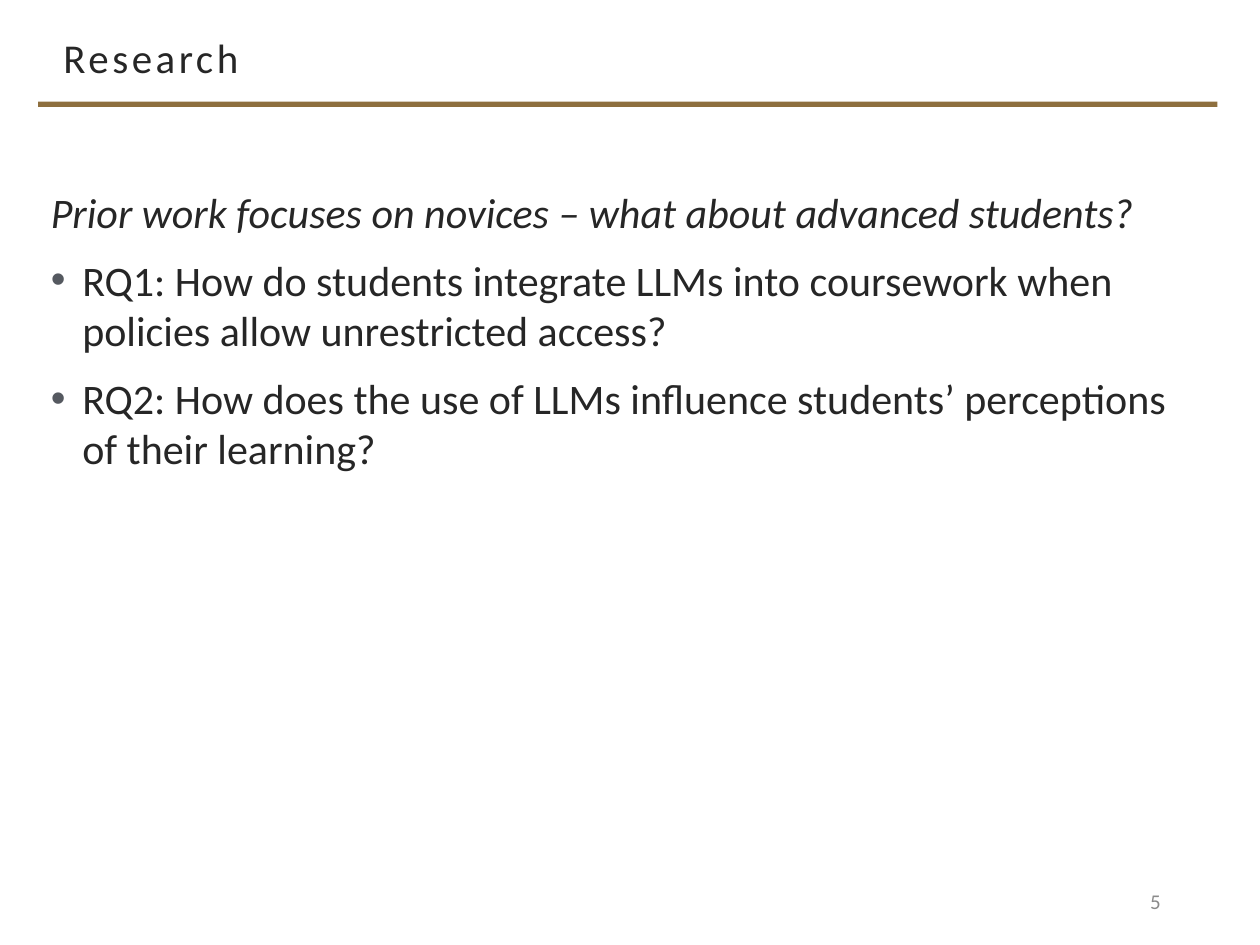
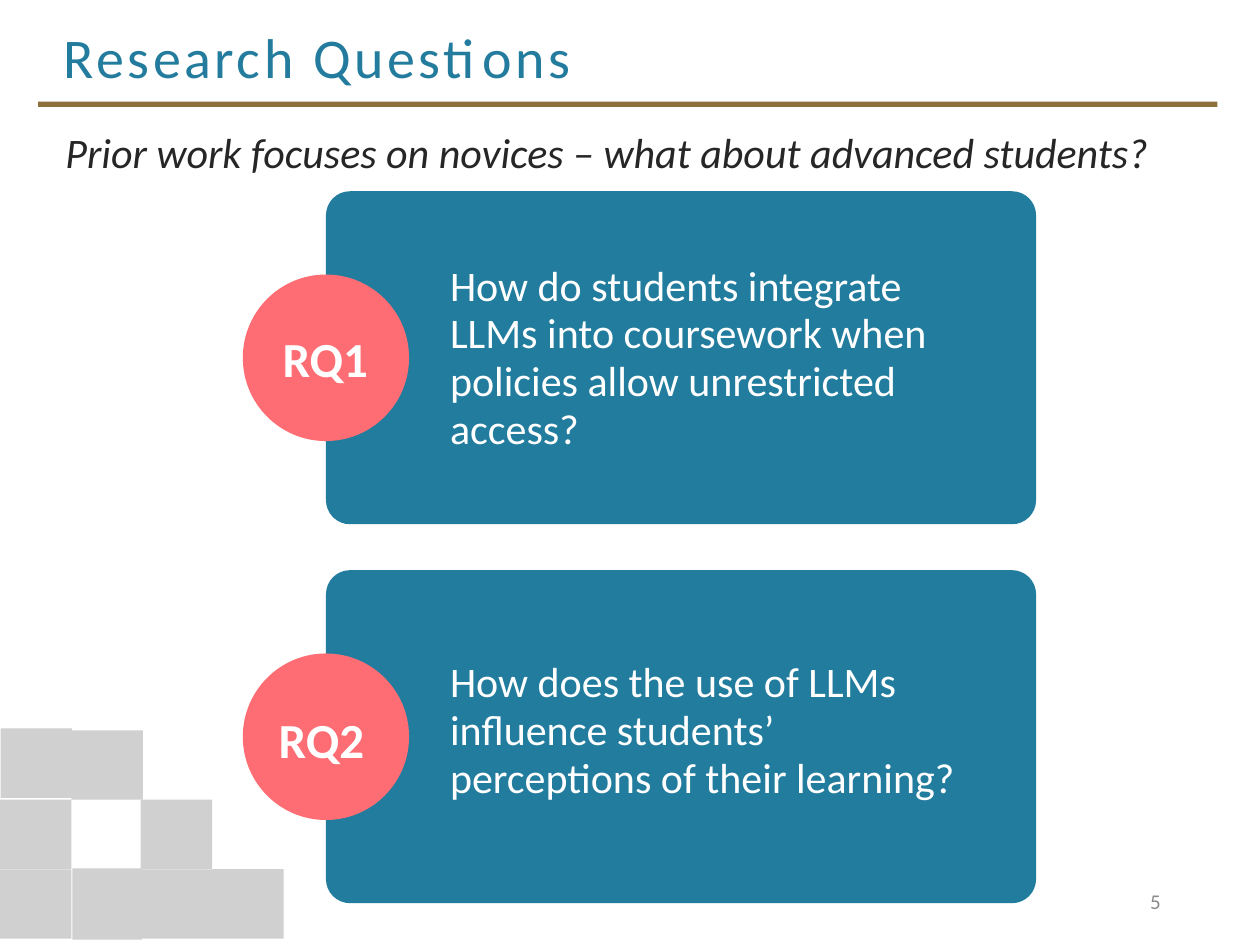
Before and after one commit to davisjam/davisjam.github.io, a slide deck: slide 5 of files/publications/TanayArinzeJoshiDavisDavis-LLMEducation-ASEE2024-slides.pptx. Drawn at 1260x945 pixels with LibreOffice and Linux fonts; fonts in the diff are those of the drawing; grey boxes stand for pictures; background and template pictures are left out. Boxes give left, top, right and bottom in pixels: in the first picture for what was removed or moved away, otherwise in the second. Text is boxed around its words. In the diff, an @@ line names an element or a change of style, - is before the commit and + after.

```diff
--- a/files/publications/TanayArinzeJoshiDavisDavis-LLMEducation-ASEE2024-slides.pptx
+++ b/files/publications/TanayArinzeJoshiDavisDavis-LLMEducation-ASEE2024-slides.pptx
@@ title at [63, 39, 293, 79]: text changed; size 23.4 to 32 pt; text colour #262626 to #237C9D @@
-Research
+Research Questions
@@ text added at [65, 139, 1148, 173], 24 pt, text #262626, italic @@
+Prior work focuses on novices – what about advanced students?
@@ text removed at [51, 199, 1166, 472] @@
-Prior work focuses on novices – what about advanced students?
-• RQ1: How do students integrate LLMs into coursework when policies allow unrestricted access?
-• RQ2: How does the use of LLMs influence students’ perceptions of their learning?
@@ freeform shape added at [326, 192, 1037, 524], fill #227C9D @@
@@ freeform shape added at [243, 275, 410, 441], fill #FE6D73 @@
@@ text added at [450, 272, 926, 445], 24 pt, text #FFFFFF @@
+How do students integrate LLMs into coursework when policies allow unrestricted access?
@@ text added at [283, 345, 368, 383], 28 pt, text #FFFFFF, bold @@
+RQ1
@@ freeform shape added at [326, 571, 1037, 903], fill #227C9D @@
@@ freeform shape added at [243, 654, 410, 820], fill #FE6D73 @@
@@ text added at [450, 668, 954, 801], 24 pt, text #FFFFFF @@
+How does the use of LLMs influence students’ perceptions of their learning?
@@ text added at [279, 726, 364, 764], 28 pt, text #FFFFFF, bold @@
+RQ2
@@ group added at [0, 728, 284, 939]: 8 pictures @@
```
Also in this commit, not shown: 4 other slides changed, 15 slides added, 10 slides removed.
